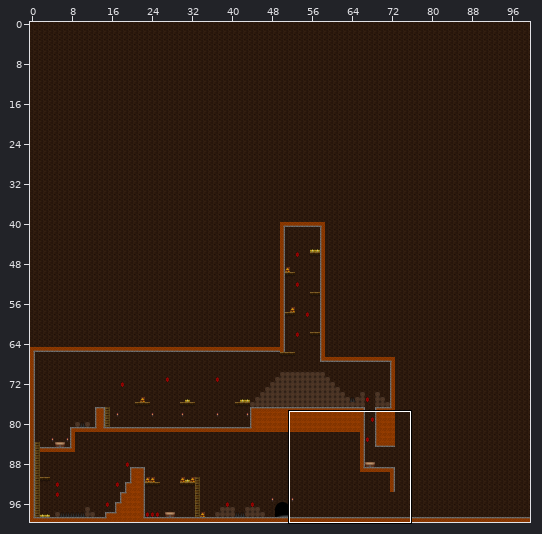
Tiled map: tiles_map/GameMap.tmx. The first picture is a wide view before the edit; the outline marks the close-up.
Close-up. Before the commit:
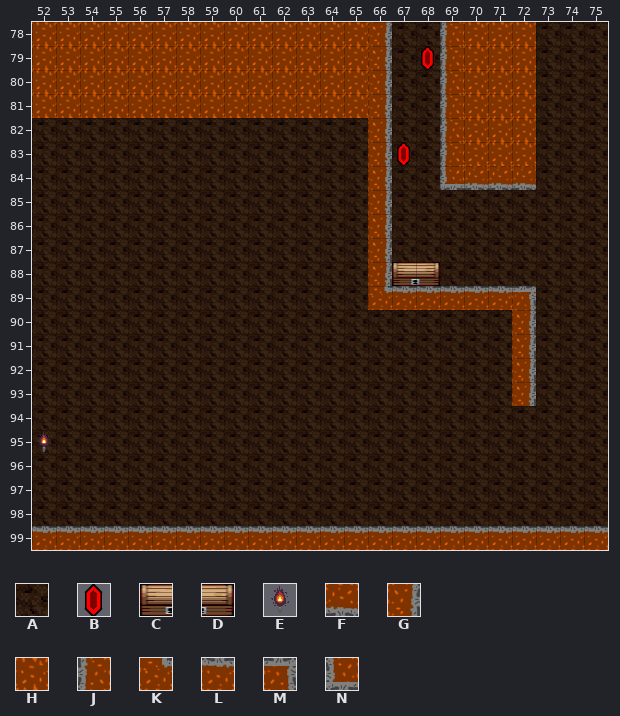
Cells are 32x32 px. Shown: x 52..75, y 78..99. The commit also changed other parts of the map, which this record leaves out.
Key: from "cavern_set": A 0, B 1, C 2, D 3, E 9, F 12, G 16, H 17, J 18, K 21, L 22, M 28, N 32.
_ is an empty cell.
Layers that did not change in this view are not listed.
Layer "Terrain_TL" before, first column x 52:
 78 HHHHHHHHHHHHHHGAAJHHHAAA
 79 HHHHHHHHHHHHHHGABJHHHAAA
 80 HHHHHHHHHHHHHHGAAJHHHAAA
 81 HHHHHHHHHHHHHHGAAJHHHAAA
 82 AAAAAAAAAAAAAAGAAJHHHAAA
 83 AAAAAAAAAAAAAAGBAJHHHAAA
 84 AAAAAAAAAAAAAAGAANFFFAAA
 85 AAAAAAAAAAAAAAGAAAAAAAAA
 86 AAAAAAAAAAAAAAGAAAAAAAAA
 87 AAAAAAAAAAAAAAGA_AAAAAAA
 88 AAAAAAAAAAAAAAGCDAAAAAAA
 89 AAAAAAAAAAAAAAKLLLLLMAAA
 90 AAAAAAAAAAAAAA_AAAAAGAAA
 91 AAAAAAAAAAAAAA_AAAAAGAAA
 92 AAAAAAAAAAAAAA_A____GAAA
 93 AAAAAAAAAAAAAA______GAAA
 94 AAAAAAAAAAAAAAAAAAAAAAAA
 95 EAAAAAAAAAAAAAAAAAAAAAAA
 96 AAAAAAAAAAAAAAAAAAAAAAAA
 97 AAAAAAAAAAAAAAAAAAAAAAAA
 98 AAAAAAAAAAAAAAAAAAAAAAAA
 99 LLLLLLLLLLLLLLLLLLLLLLLL
After:
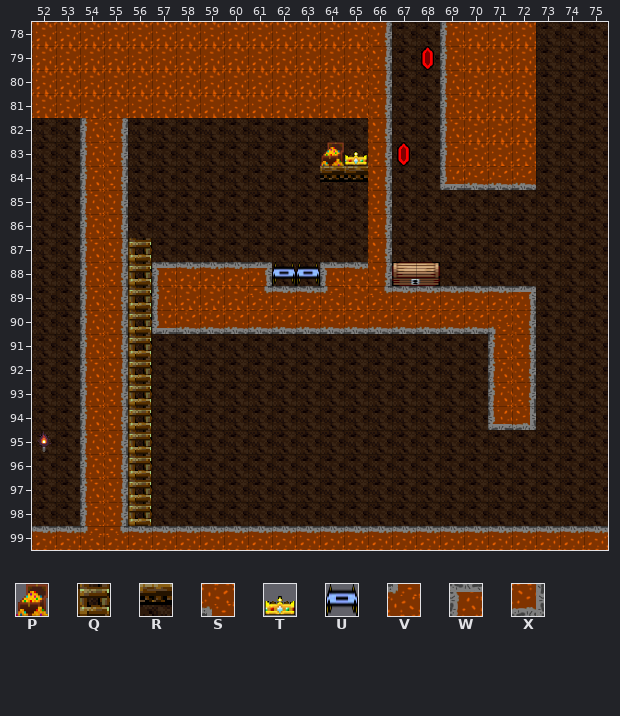
Further tiles: from "cavern_set": P 5, Q 8, R 10, S 13, T 14, U 19, V 23, W 27, X 33.
The edit:
Layer "Terrain_TL":
y 82: x 54..55 AA -> JG
y 83: x 54..55 AA -> JG; x 64..65 AA -> PT
y 84: x 54..55 AA -> JG; x 64..65 AA -> RR
y 85..86: x 54..55 AA -> JG
y 87: x 54..56 AAA -> JGQ
y 88: x 54..65 AAAAAAAAAAAA -> JGQWLLLMUUWL
y 89: x 54..65 AAAAAAAAAAAA -> JGQJHHHKLLVH
y 90: x 54..71 AAAAAAAAAAAA_AAAAA -> JGQNFFFFFFFFFFFFFS
y 91: x 54..56 AAA -> JGQ; x 71 A -> J
y 92..93: x 54..56 AAA -> JGQ; x 71 _ -> J
y 94: x 54..56 AAA -> JGQ; x 71..72 AA -> NX
y 95..98: x 54..56 AAA -> JGQ
y 99: x 54..55 LL -> VK
Pixel boxes of the changes (left, top, right, bottom) in both close-ups:
changed: (80, 118, 536, 550)
